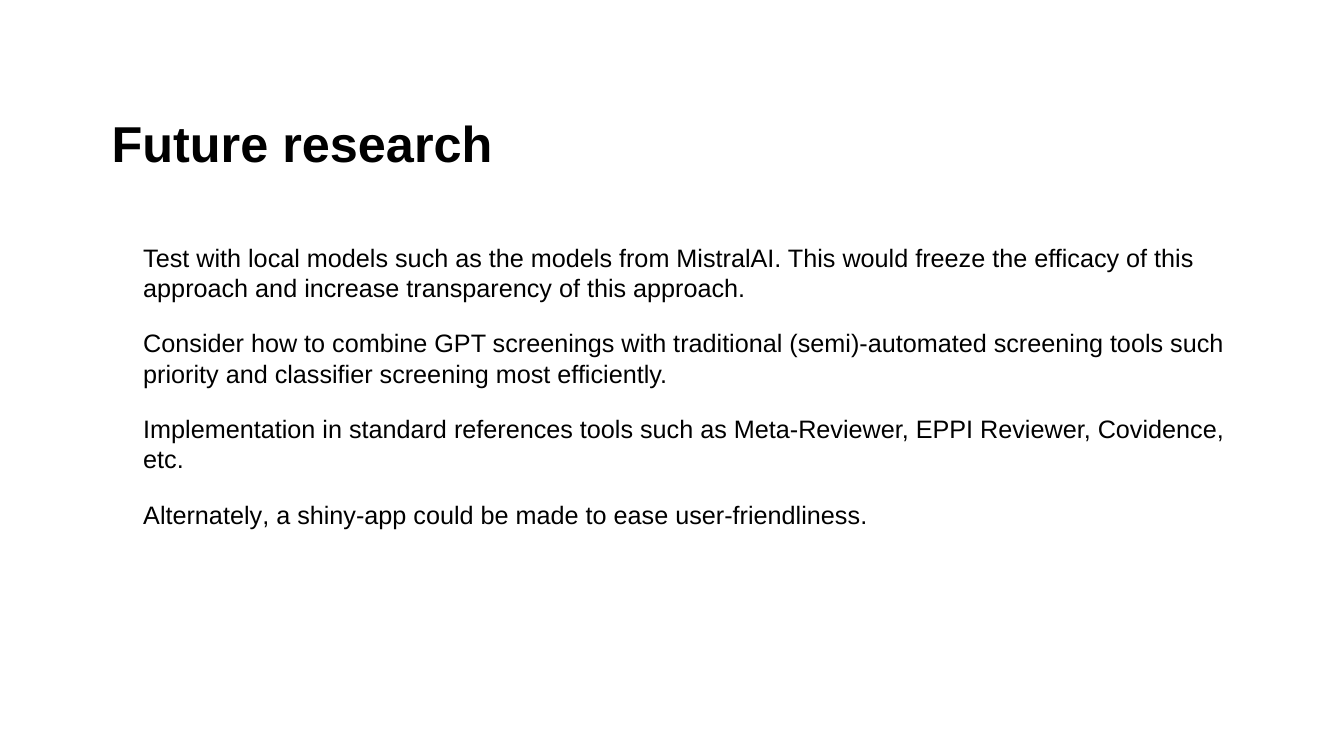
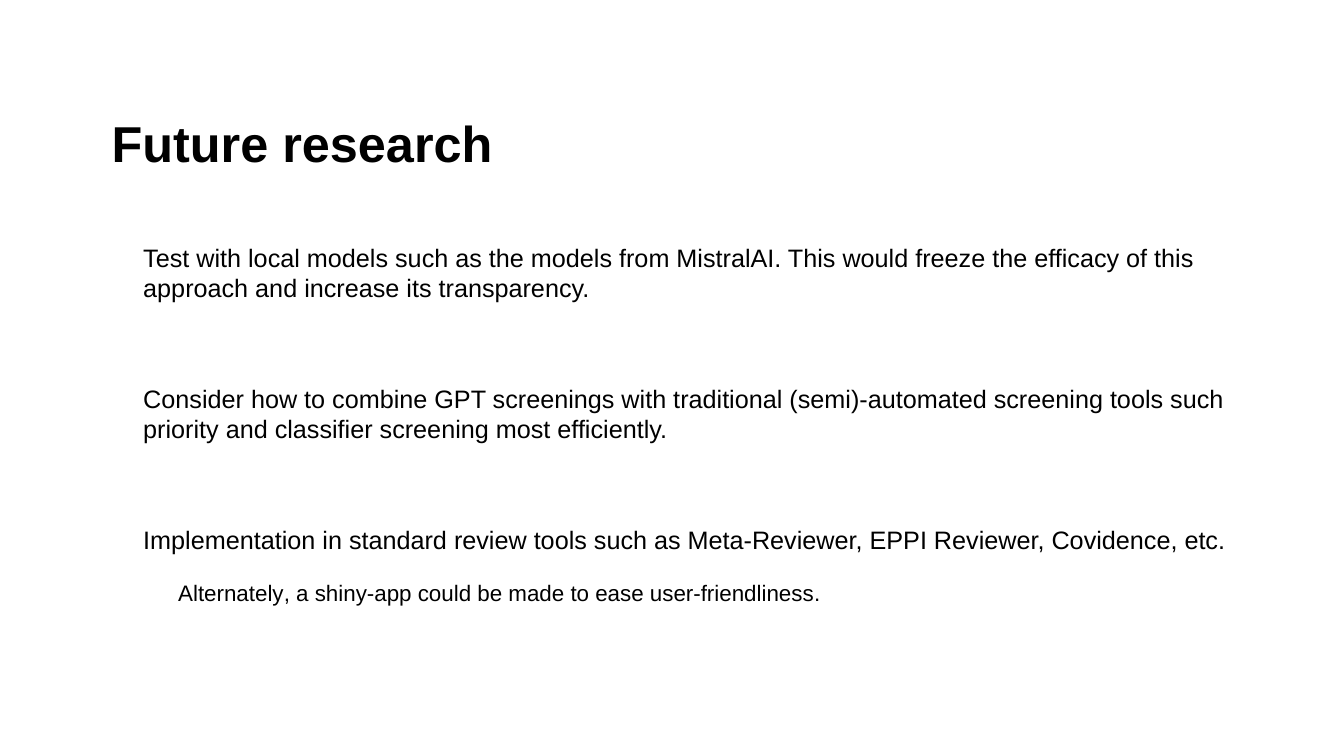
Before and after one commit to MikkelVembye/SRMA-SIG-presentation, a slide deck: slide 12 of SRMA SIG presentation 2024 .potx.pptx. Drawn at 1344x756 pixels with LibreOffice and Linux fonts; fonts in the diff are those of the drawing; background and template pictures are left out. Boxes give left, top, right and bottom in pixels: in the first picture for what was removed or moved away, otherwise in the second. Text is boxed around its words. In the diff, an @@ line names an element or a change of style, - is before the commit and + after.

```diff
--- a/SRMA SIG presentation 2024 .potx.pptx
+++ b/SRMA SIG presentation 2024 .potx.pptx
@@ text at <box>143,248,1193,303</box>: text changed @@
-• Test with local models such as the models from MistralAI. This would freeze the efficacy of this approach and increase transparency of this approach.
+• Test with local models such as the models from MistralAI. This would freeze the efficacy of this approach and increase its transparency.
@@ text at <box>143,530,1226,555</box>: text changed @@
-• Implementation in standard references tools such as Meta-Reviewer, EPPI Reviewer, Covidence, etc.
+• Implementation in standard review tools such as Meta-Reviewer, EPPI Reviewer, Covidence, etc.
@@ text at <box>178,584,820,606</box>: size 18 to 16 pt in "Alternately, a shiny-app could be made to ..."; list level 1 to 2 in "Alternately, a shiny-app could be ..." @@
```
Also in this commit, not shown: 10 other slides changed, 5 other files.
